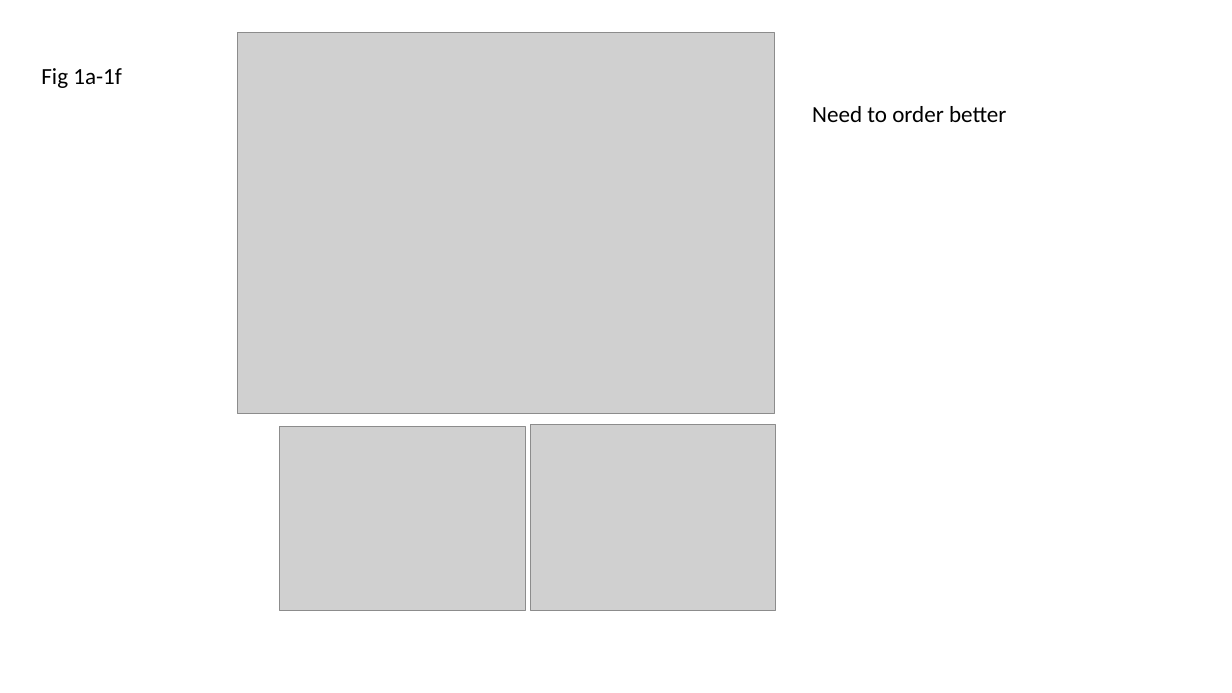
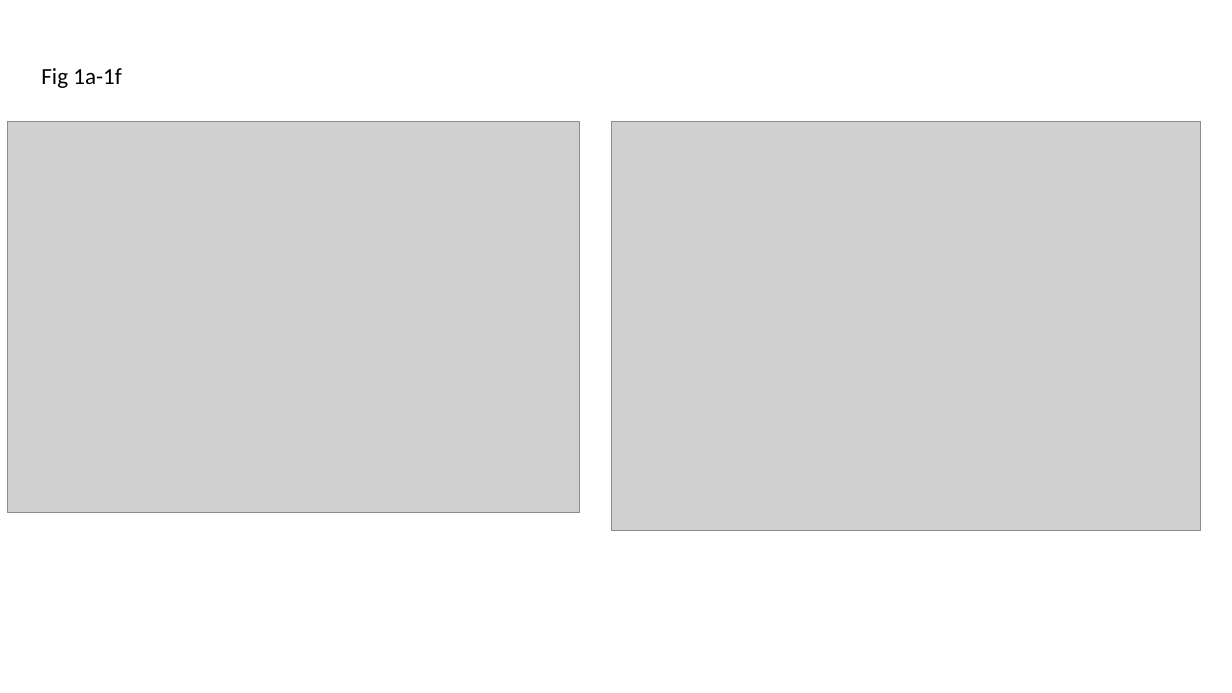
Before and after one commit to hurlbertlab/core-transient, a slide deck: slide 2 of output/plots/all_figs_with_legends.pptx. Drawn at 1232x693 pixels with LibreOffice and Linux fonts; fonts in the diff are those of the drawing; grey boxes stand for pictures; background and template pictures are left out. Boxes give left, top, right and bottom in pixels: in the first picture for what was removed or moved away, otherwise in the second. Text is boxed around its words. In the diff, an @@ line names an element or a change of style, - is before the commit and + after.

```diff
--- a/output/plots/all_figs_with_legends.pptx
+++ b/output/plots/all_figs_with_legends.pptx
@@ picture removed at (x1=238, y1=32, x2=775, y2=413) @@
@@ text removed at (x1=812, y1=106, x2=1006, y2=122) @@
-Need to order better
@@ picture added at (x1=7, y1=122, x2=579, y2=513) @@
@@ picture added at (x1=612, y1=122, x2=1202, y2=531) @@
@@ picture removed at (x1=280, y1=427, x2=526, y2=611) @@
@@ picture removed at (x1=531, y1=424, x2=775, y2=611) @@
```
Also in this commit, not shown: 2 other slides changed, 1 slide added, 3 slides removed, 24 other files.
